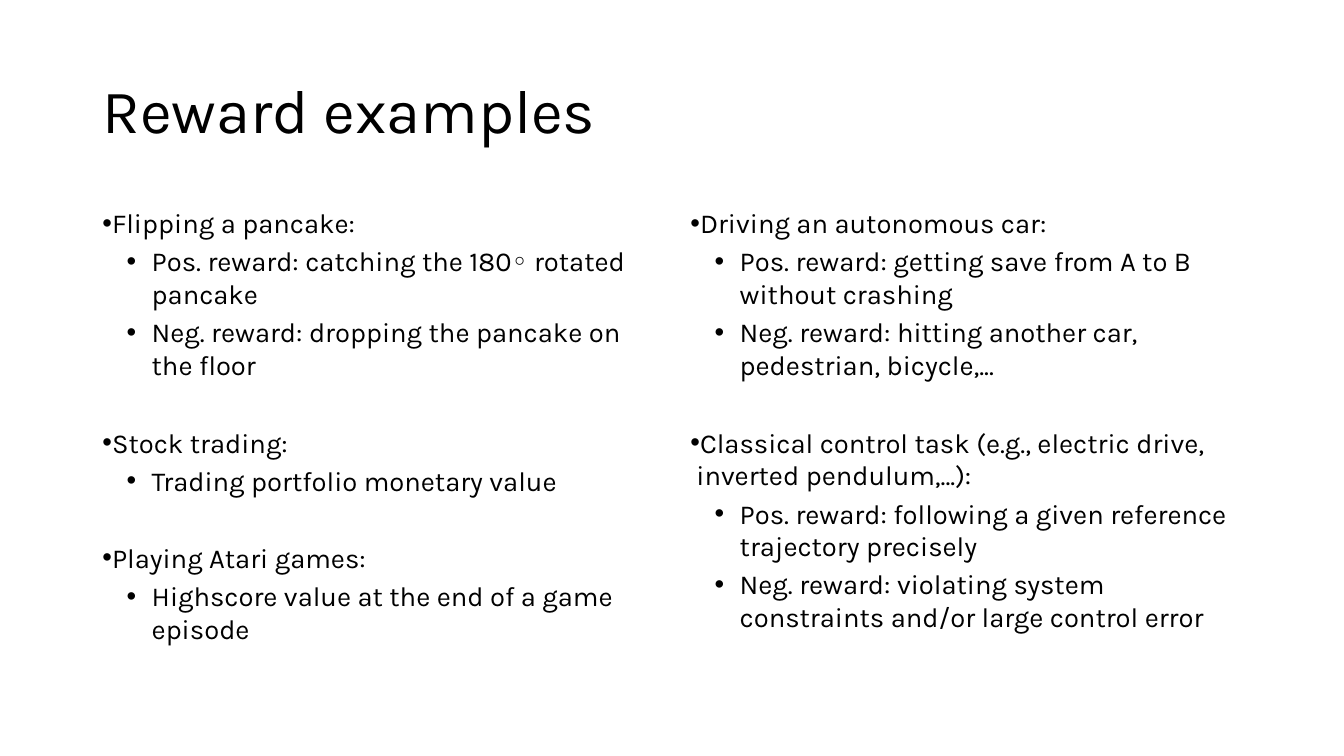
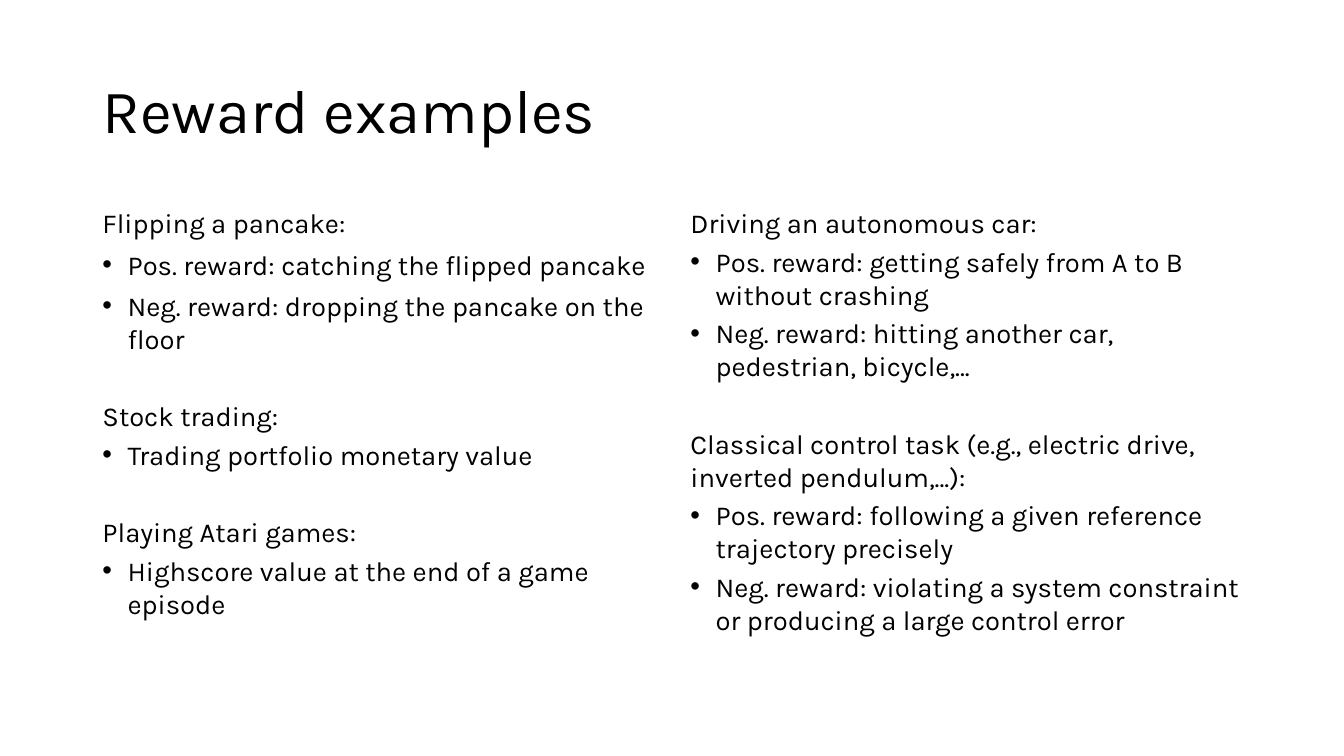
Before and after one commit to mhahsler/Introduction_to_Reinforcement_Learning, a slide deck: slide 17 of slides/Lecture_Chapter01.pptx (slide 18 before the commit). Drawn at 1344x756 pixels with LibreOffice and Linux fonts; fonts in the diff are those of the drawing. Boxes give left, top, right and bottom in pixels: in the first picture for what was removed or moved away, otherwise in the second. Text is boxed around its words. In the diff, an @@ line names an element or a change of style, - is before the commit and + after.

```diff
--- a/slides/Lecture_Chapter01.pptx
+++ b/slides/Lecture_Chapter01.pptx
@@ text at [102, 214, 644, 621]: bullet • to none; indent changed; more space between paragraphs @@
@@ text at [690, 214, 1202, 565]: bullet • to none; indent changed @@
@@ text at [128, 256, 645, 282]: text changed @@
-• Pos. reward: catching the 180◦ rotated pancake
+• Pos. reward: catching the flipped pancake
@@ text at [716, 253, 1183, 312]: text changed @@
-• Pos. reward: getting save from A to B without crashing
+• Pos. reward: getting safely from A to B without crashing
@@ text at [716, 578, 1238, 637]: text changed @@
-• Neg. reward: violating system constraints and/or large control error
+• Neg. reward: violating a system constraint or producing a large control error
```
Also in this commit, not shown: 23 other slides changed, 6 slides added, 20 slides removed, 12 other files.
